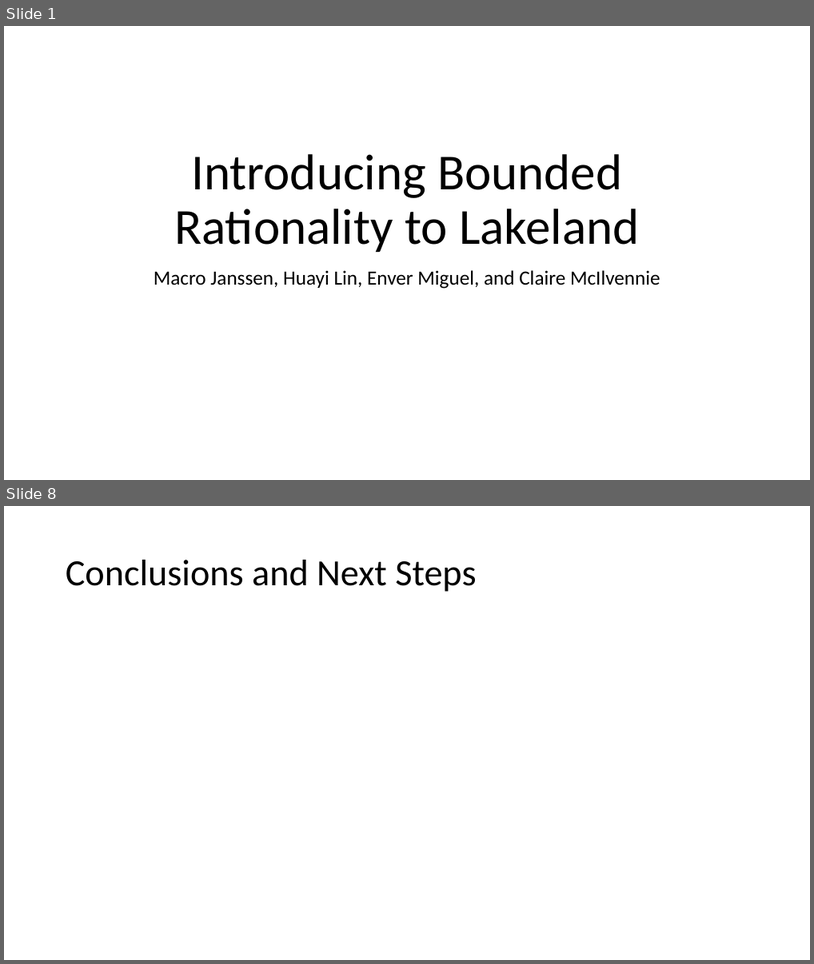
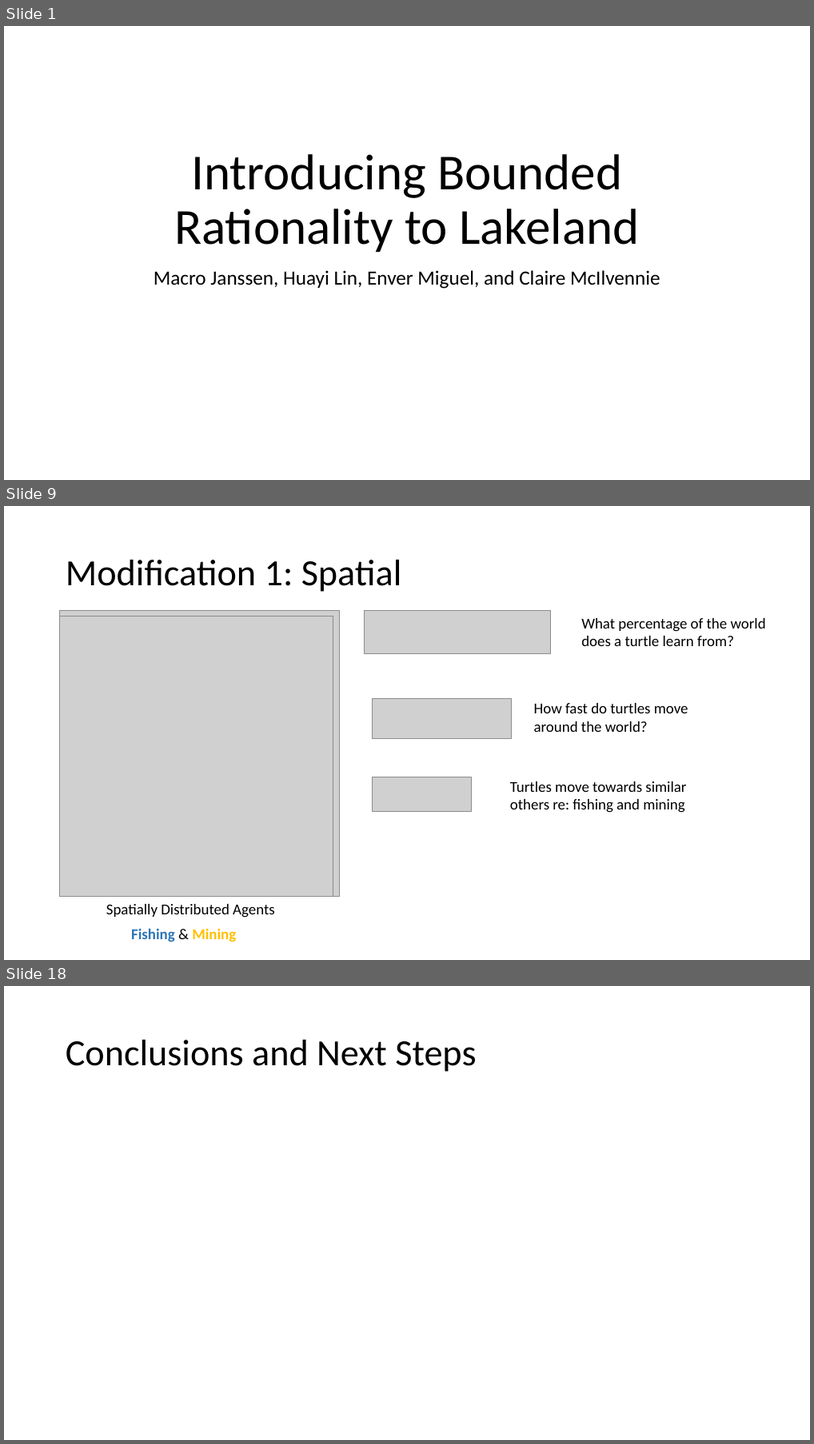
Before and after one commit to ruiqing369/Lakeland, a slide deck: Lakeland Presentation.pptx. Shown one above the other, each under a label of ours: slides 1 and 8 before the commit, slides 1, 9 and 18 after it; the slides between them are not shown. The pictures are 814x964 and 814x1444 pixels, drawn with LibreOffice and Linux fonts; fonts in the diff are those of the drawing; grey boxes stand for pictures. Boxes give left, top, right and bottom in pixels: in the first picture for what was removed or moved away, otherwise in the second. Text is boxed around its words. In the diff, an @@ line names an element or a change of style, - is before the commit and + after.

```diff
--- a/Lakeland Presentation.pptx
+++ b/Lakeland Presentation.pptx
@@ slide 9 added at [4,506,810,960], background #FFFFFF @@
@@ title added at [66,560,402,592], 44 pt, text #000000 @@
+Modification 1: Spatial
@@ picture added at [60,611,340,896] @@
@@ picture added at [60,616,333,896] @@
@@ picture added at [364,611,551,654] @@
@@ text added at [582,618,766,646], 18 pt, text #000000 @@
+What percentage of the world does a turtle learn from?
@@ picture added at [373,698,511,738] @@
@@ text added at [534,703,689,732], 18 pt, text #000000 @@
+How fast do turtles move around the world?
@@ picture added at [373,777,472,812] @@
@@ text added at [510,781,686,812], 18 pt, text #000000 @@
+Turtles move towards similar others re: fishing and mining
@@ text added at [106,904,275,917], 18 pt, text #000000 @@
+Spatially Distributed Agents
@@ text added at [131,928,236,942], 18 pt, text #2E75B6, bold @@
+Fishing & Mining
@@ what was slide 8 is now slide 18 @@
```
Also in this commit, not shown: 4 slides changed, 11 other slides added, 2 slides removed, 1 other file.
